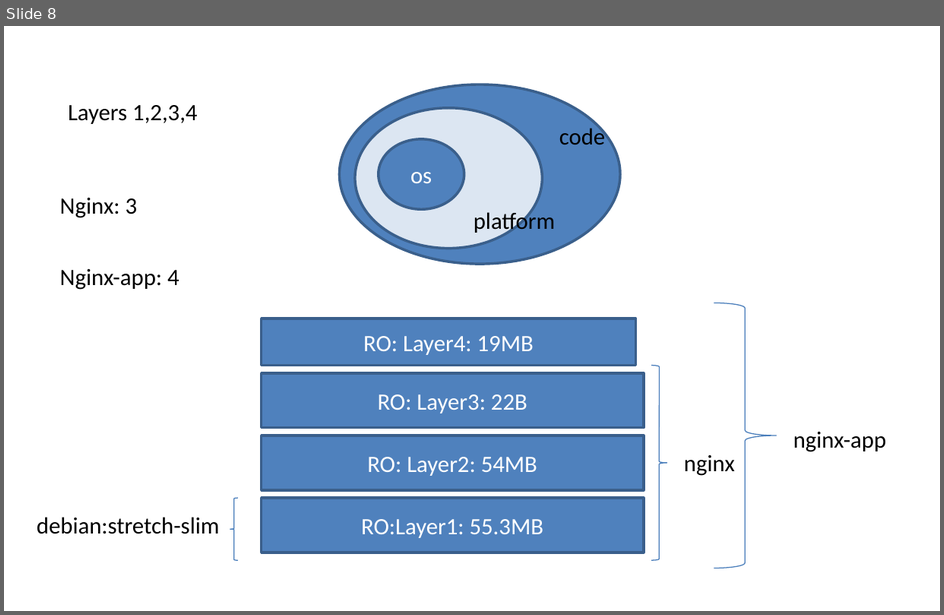
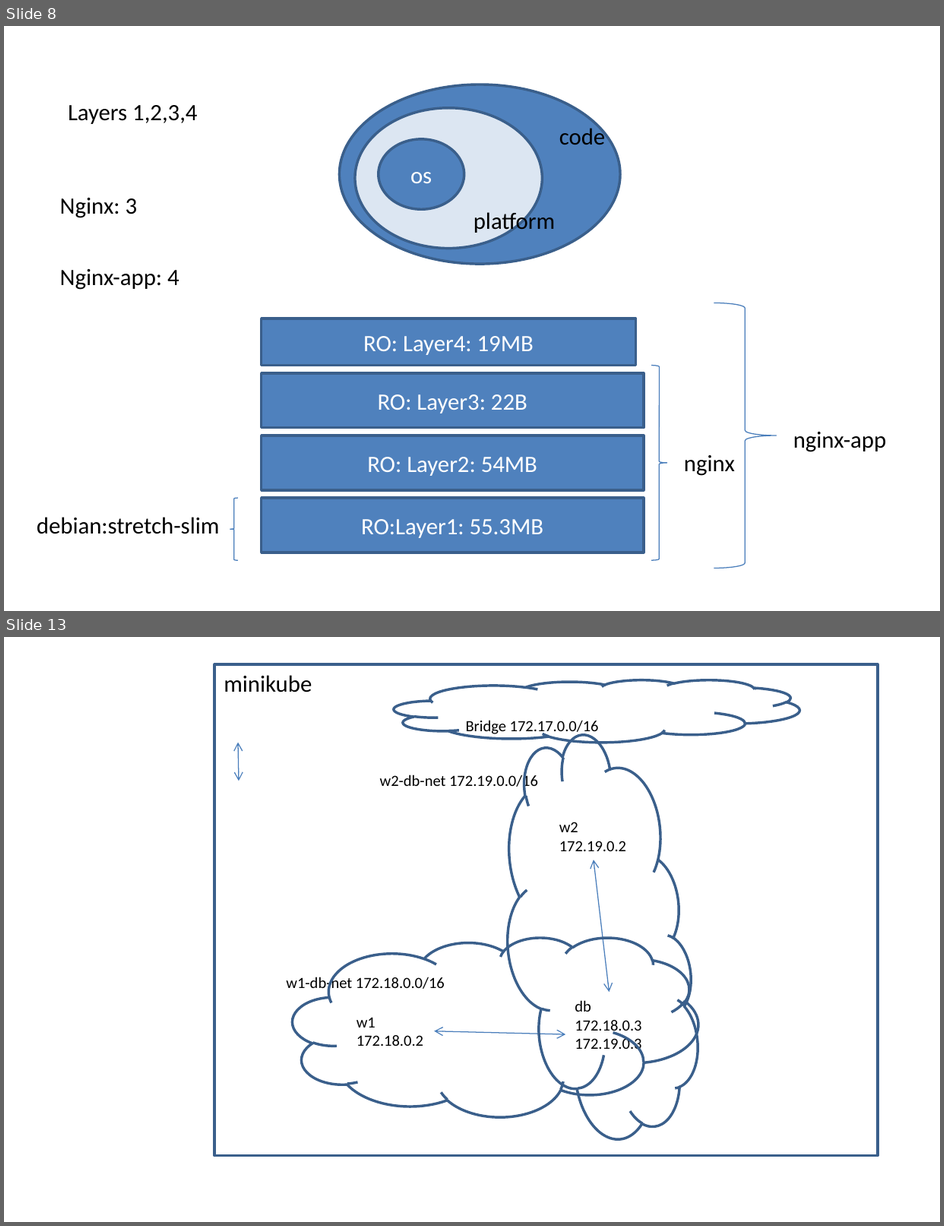
Before and after one commit to AdityaSP/ora-jun24-dock-kube, a slide deck: rough-diag.pptx. Shown one above the other, each under a label of ours: slide 8 before the commit, slides 8 and 13 after it; the slides between them are not shown. The pictures are 944x615 and 944x1226 pixels, drawn with LibreOffice and Linux fonts; fonts in the diff are those of the drawing. Boxes give left, top, right and bottom in pixels: in the first picture for what was removed or moved away, otherwise in the second. Text is boxed around its words. In the diff, an @@ line names an element or a change of style, - is before the commit and + after.

```diff
--- a/rough-diag.pptx
+++ b/rough-diag.pptx
@@ slide 13 added at box(4, 637, 940, 1222), background #FFFFFF @@
@@ rectangle added at box(215, 664, 877, 1156), outline #3A5F8C 2 pt @@
@@ text added at box(224, 675, 312, 692), 18 pt, text #000000 @@
+minikube
@@ cloud added at box(395, 680, 800, 743), outline #3A5F8C 2 pt @@
@@ text added at box(466, 720, 599, 736), 12 pt, text #000000 @@
+Bridge 172.17.0.0/16
@@ cloud added at box(487, 727, 707, 1148), outline #3A5F8C 2 pt @@
@@ double arrow added from (238, 742) to (239, 781), #4B7EBC 0.75 pt @@
@@ text added at box(380, 772, 538, 790), 12 pt, text #000000 @@
+w2-db-net 172.19.0.0/16
@@ text added at box(560, 822, 626, 851), 12 pt, text #000000 @@
+w2
+172.19.0.2
@@ double arrow added from (609, 992) to (594, 860), #4B7EBC 0.75 pt @@
@@ cloud added at box(292, 937, 698, 1117), outline #3A5F8C 2 pt @@
@@ text added at box(286, 975, 445, 993), 12 pt, text #000000 @@
+w1-db-net 172.18.0.0/16
@@ text added at box(575, 1000, 642, 1053), 12 pt, text #000000 @@
+db
+172.18.0.3
+172.19.0.3
@@ text added at box(357, 1017, 424, 1046), 12 pt, text #000000 @@
+w1
+172.18.0.2
@@ double arrow added from (435, 1031) to (566, 1035), #4B7EBC 0.75 pt @@
```
Also in this commit, not shown: 1 slide changed, 4 other slides added, 10 other files.
